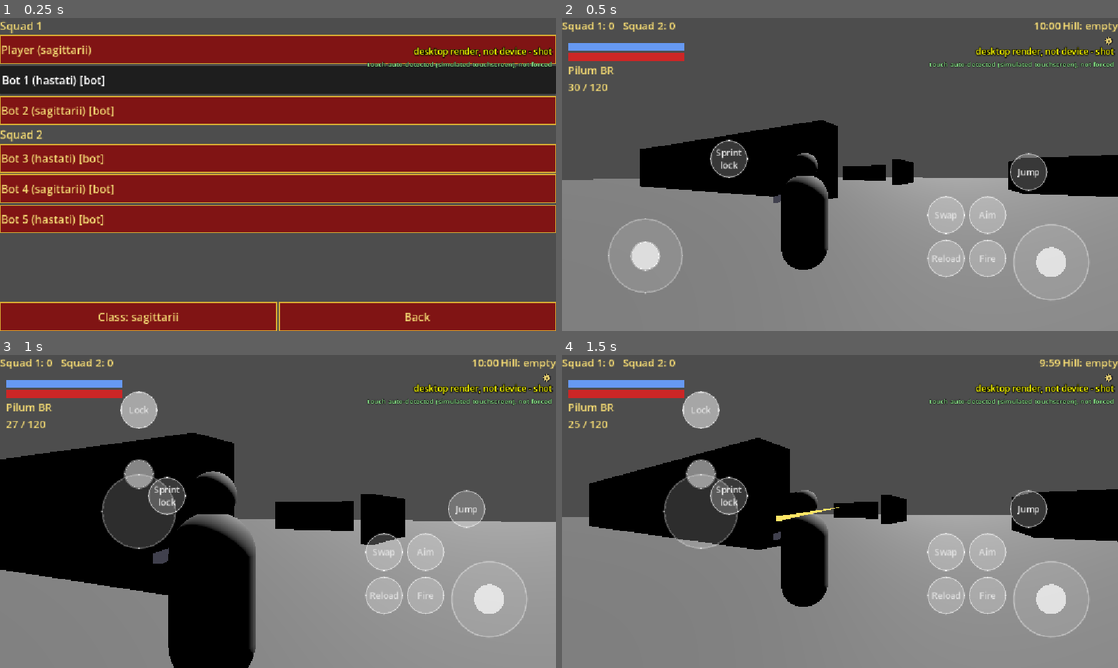
Above: before the commit, frames 1-4 (two rows, left to right).
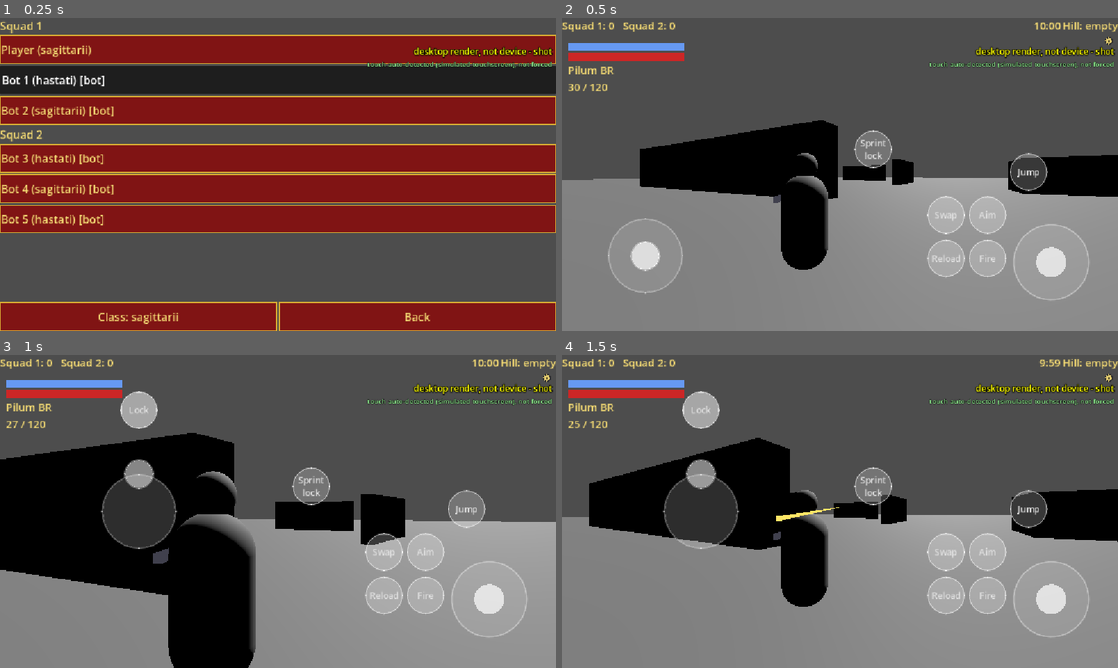
Above: after the commit, the same moments.

Repository: shibicb72-design/Project_Gladius
Game: Godot game, scene res://tools/touch_capture.tscn
Two runs of this game, one before a commit and one after it. Both use one fixed random seed, a clock stepped at 60 frames per second and the inputs below. This scene is started directly instead of the project's main scene.
Inputs (mouse positions are in pixels of both pictures, inside the frame that each line leads up to):
- Up to frame 1 (0.25 s): no input
- Up to frame 2 (0.5 s): no input
- Up to frame 3 (1 s): move the mouse to (400, 495) at 0.52 s; hold D (move_right) from 0.53 s (still down); hold Right mouse button (aim) from 0.53 s (still down); click (400, 495) at 0.67 s; tap Space (jump) at 0.77 s
- Up to frame 4 (1.5 s): release D (move_right) at 1.25 s; release Right mouse button (aim) at 1.25 s; drag from (728, 527) to (812, 574) at 1.27 s

Frame 1 is identical in both runs. In frame 2, 1.3% of the frame differs, in the area x 26-60%, y 35-52%; in frame 3, 1.3%; in frame 4, 1.3%.

Commit message:
fix: G2L2 lock default, dpi-420 overlap, doc and tool fixes
Co-Authored-By: Claude Sonnet 5.5 <noreply@anthropic.com>

Diff:
--- a/data/input.json
+++ b/data/input.json
@@ -86,6 +86,6 @@
 			"aim": {"label": "Aim", "offset": [-1.7, -1.25]}
 		},
 		"_sprint_lock_note": "G2L: the one default position of the movable Sprint lock button, [x of width, y of height] of its centre. The profile value (sprint_lock_pos) overrides it. Its size and min_dp stay in sprint.lock_button.",
-		"sprint_lock_pos": [0.30, 0.45]
+		"sprint_lock_pos": [0.56, 0.42]
 	}
 }
--- a/tests/test_touch_layout_g2l.gd
+++ b/tests/test_touch_layout_g2l.gd
@@ -112,6 +112,17 @@
 	_TouchHud.move_stick_override = ""
 
 
+## Same pairwise check at dpi 420 (the 48 dp minimums grow, so the layout is tightest here). Landscape only (OQ-PORTRAIT).
+func test_pairwise_no_overlap_four_sizes_both_modes_dpi_420() -> void:
+	PlatformServices.dpi_override = 420.0
+	for mode in _modes():
+		_TouchHud.move_stick_override = mode
+		for sz in SIZES:
+			await _check_pairwise(sz)
+	_TouchHud.move_stick_override = ""
+	PlatformServices.dpi_override = 0.0
+
+
 func test_lock_default_only_in_touch_layout_and_profile_overrides() -> void:
 	var cfg: Dictionary = JSON.parse_string(FileAccess.get_file_as_string("res://data/input.json"))
 	assert_true(not cfg["sprint"]["lock_button"].has("pos"), "no lock default in sprint.lock_button")
--- a/tools/touch_capture.gd
+++ b/tools/touch_capture.gd
@@ -262,7 +262,6 @@
 	await _frames(2)
 
 
-## G2M: the match with the gear closed, then a real tap on the gear (pushed through the viewport) and the open menu.
 func _layout_shot() -> void:
 	var m: MatchRoot = _MatchScene.instantiate()
 	m.auto_start = false
@@ -273,6 +272,7 @@
 	m.begin()
 	await _frames(5)
 	var hud: GameHud = m.hud
+	hud.set_process(false)  # GameHud._process rewrites these labels every frame; stop it so the longest-text sample sticks
 	hud.scores_label.text = "Squad VIII: XXXVIII   Squad II: XXIX"
 	hud.timer_label.text = "10:00"
 	hud.hill_label.text = "Hill: contested"
@@ -285,6 +285,7 @@
 	await _frames(2)
 
 
+## G2M: the match with the gear closed, then a real tap on the gear (pushed through the viewport) and the open menu.
 func _menu_shots() -> void:
 	var m: MatchRoot = _MatchScene.instantiate()
 	m.auto_start = false
Not shown, changed: docs/CONTROLS.md
